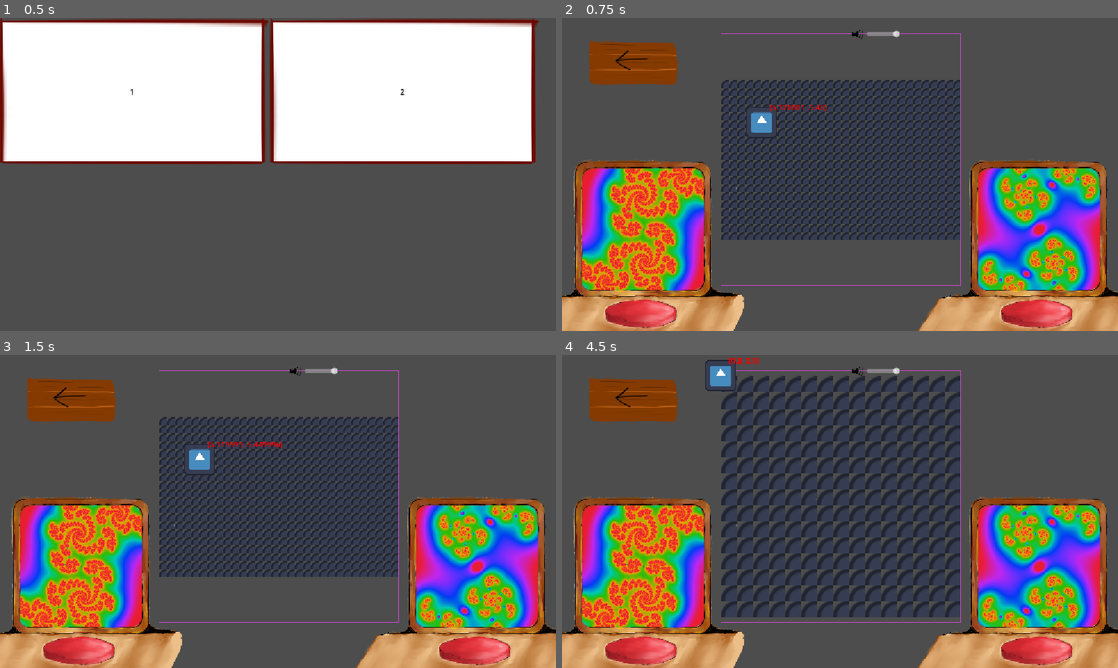
Above: before the commit, frames 1-4 (two rows, left to right).
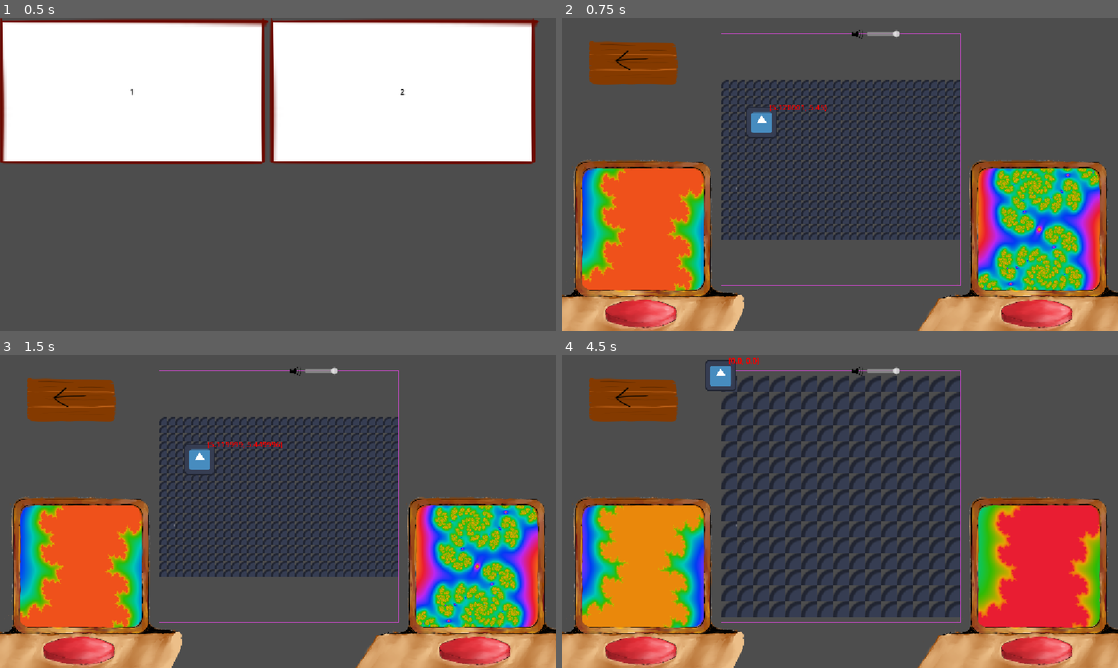
Above: after the commit, the same moments.

Repository: Wallted/ldjam-59
Game: Godot game, scene res://main.tscn
The game is run twice, just before and just after one commit, with the same random seed, the same clock (stepped at 60 frames per second) and the same inputs. The engine's default icon, where the game draws it, is replaced by a stand-in: a white triangle on a blue panel in a dark square.
Inputs (mouse positions are in pixels of both pictures, inside the frame that each line leads up to):
- Up to frame 1 (0.5 s): no input
- Up to frame 2 (0.75 s): click "1" at 0.5 s
- Up to frame 3 (1.5 s): click (200, 458) at 1.25 s
- Up to frame 4 (4.5 s): click (762, 458) at 2 s; click (762, 458) at 2.75 s; click (634, 398) at 3.5 s; click "2" at 4.25 s

Frame 1 is identical in both runs. In frame 2, 15% of the frame differs, in the area x 3-97%, y 48-88%; in frame 3, 15%; in frame 4, 16%.

Commit message:
fractals react to animals

Diff:
--- a/canvas.gd
+++ b/canvas.gd
@@ -1,5 +1,16 @@
 class_name Fractal
 extends Control
+
+
+class Parameter:
+	var shader_param: StringName
+	var interval: Vector2
+	var default: float
+
+	func _init(sp: StringName, i: Vector2, d: float):
+		shader_param = sp
+		interval = i
+		default = d
 
 
 signal interaction(is_pressed: bool)
@@ -8,7 +19,51 @@
 const FRAME_BUTTON_PRESSED = preload("uid://dcn40m7ndrwwc")
 
 
+@export var is_player_fractal: bool
+
+
+var parameters: Array[Parameter] = [
+	Parameter.new("shader_parameter/c_x", Vector2(0.3, 0.5), 0.33),
+	Parameter.new("shader_parameter/c_y", Vector2(0.4, 0.6), 0.48),
+	Parameter.new("shader_parameter/color_phase", Vector2(0.0, 1.0), 0.0),
+	Parameter.new("shader_parameter/color_freq", Vector2(0.5, 2.5), 1.0),
+	Parameter.new("shader_parameter/center_x", Vector2(-0.2, 0.2), 0.0),
+	Parameter.new("shader_parameter/center_y", Vector2(-0.2, 0.2), 0.0),
+	Parameter.new("shader_parameter/zoom", Vector2(-0.2, 0.2), 0.05),
+]
+
+var _level: Level
+var _we_are_live: bool = false
+
 @onready var frame: Sprite2D = $Frame
+
+
+func _process(_delta):
+	if _we_are_live and is_player_fractal:
+		_refresh()
+
+
+func start(level: Level):
+	_level = level
+	for param in parameters:
+		material.set(param.shader_param, param.default)
+	_refresh()
+	_we_are_live = true
+
+
+func stop():
+	_we_are_live = false
+
+
+func _refresh():
+	for chorister in _level.player_choir if is_player_fractal else _level.target_choir:
+		if chorister.species_id * 2 + 1 < parameters.size():
+			var param_a := parameters[chorister.species_id * 2]
+			var param_b := parameters[chorister.species_id * 2 + 1]
+			var value_a := lerpf(param_a.interval.x, param_a.interval.y, inverse_lerp(0.0, _level.x, chorister.grid_position.x))
+			var value_b := lerpf(param_b.interval.x, param_b.interval.y, inverse_lerp(0.0, _level.y, chorister.grid_position.y))
+			material.set(param_a.shader_param, value_a)
+			material.set(param_b.shader_param, value_b)
 
 
 func _on_button_button_down():
--- a/fractal.gdshader
+++ b/fractal.gdshader
@@ -1,8 +1,10 @@
 shader_type canvas_item;
 
 uniform float zoom;
-uniform vec2 center;
-uniform vec2 c;
+uniform float center_x;
+uniform float center_y;
+uniform float c_x;
+uniform float c_y;
 uniform float color_phase;
 uniform float color_freq;
 
@@ -16,6 +18,9 @@
 
 float julia(vec2 uv, float zoom_adjusted)
 {
+	vec2 center = vec2(center_x, center_y);
+	vec2 c = vec2(c_x, c_y);
+
 	vec2 p = 2.0 * uv - vec2(1.0, 1.0);
 	vec2 z = center + (p-center)*zoom_adjusted;
 
--- a/game.gd
+++ b/game.gd
@@ -4,19 +4,30 @@
 @onready var audio: Audio = $Audio
 @onready var zoo_space: ZooSpace = $ZooSpace
 @onready var back_button: BackButton = $BackButton
+@onready var current_fractal: Fractal = $CurrentFractal
+@onready var target_fractal: Fractal = $TargetFractal
 
 var level: Level
 signal go_to_menu()
 
 func _ready():
-	back_button.pressed.connect(func(): go_to_menu.emit())
+	back_button.pressed.connect(_exit_level)
 
 func load_new_level(level_data: LevelData) -> void:
 	level = Level.new(level_data)
 	audio.level = level
 	zoo_space.level = level
 
+	current_fractal.start(level)
+	target_fractal.start(level)
 	zoo_space.restart()
+
+
+func _exit_level():
+	current_fractal.stop()
+	target_fractal.stop()
+	go_to_menu.emit()
+
 
 func _on_play_button(is_pressed: bool, is_player: bool):
 	audio.who_sings = Audio.WhoSings.None
--- a/game.tscn
+++ b/game.tscn
@@ -12,8 +12,10 @@
 [sub_resource type="ShaderMaterial" id="ShaderMaterial_ryrav"]
 shader = ExtResource("4_ryrav")
 shader_parameter/zoom = 0.0
-shader_parameter/center = Vector2(0, 0)
-shader_parameter/c = Vector2(0.48, 0.3)
+shader_parameter/center_x = 0.0
+shader_parameter/center_y = 0.0
+shader_parameter/c_x = 0.33
+shader_parameter/c_y = 0.48
 shader_parameter/color_phase = 0.0
 shader_parameter/color_freq = 1.0
 shader_parameter/thresh = 200.0
@@ -22,8 +24,10 @@
 [sub_resource type="ShaderMaterial" id="ShaderMaterial_eow3j"]
 shader = ExtResource("4_ryrav")
 shader_parameter/zoom = 0.0
-shader_parameter/center = Vector2(0, 0)
-shader_parameter/c = Vector2(0.3, 0.48)
+shader_parameter/center_x = 0.0
+shader_parameter/center_y = 0.0
+shader_parameter/c_x = 0.0
+shader_parameter/c_y = 0.0
 shader_parameter/color_phase = 0.0
 shader_parameter/color_freq = 1.0
 shader_parameter/thresh = 200.0
@@ -52,6 +56,7 @@
 offset_top = 310.0
 offset_right = 861.0
 offset_bottom = 310.0
+is_player_fractal = true
 
 [node name="TargetFractal" parent="." unique_id=531768555 instance=ExtResource("3_feb5d")]
 material = SubResource("ShaderMaterial_eow3j")
